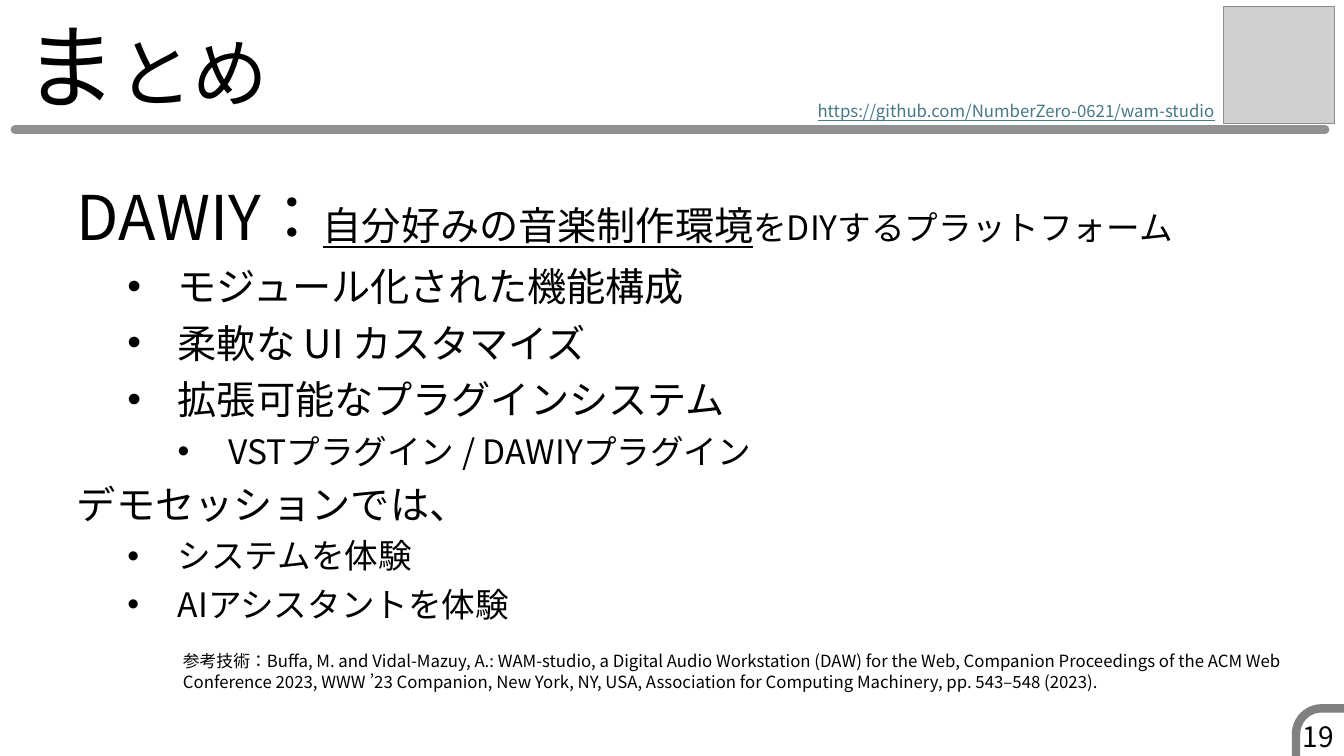
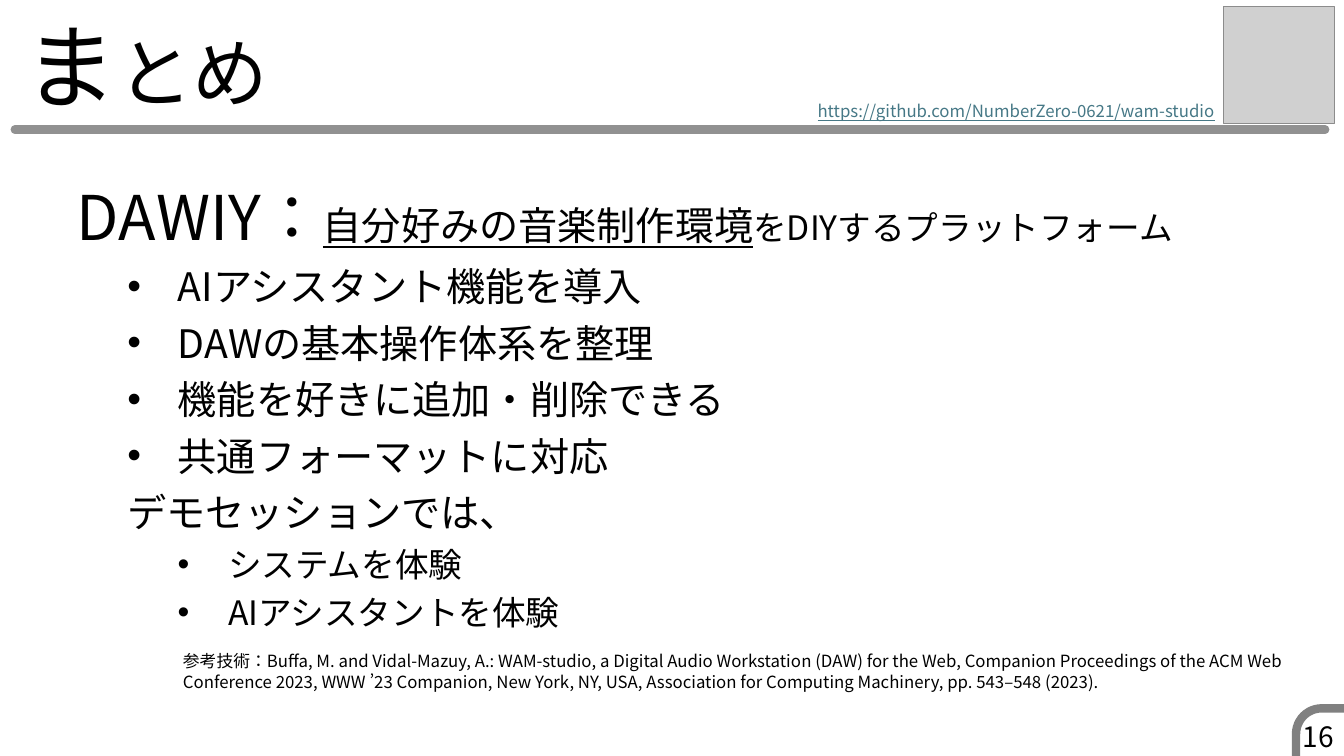
Before and after one commit to muse-studio/pbl2025, a slide deck: slide 16 of 発表スライド・ポスター/EC79_DAWIY_スライド.pptx (slide 19 before the commit). Drawn at 1344x756 pixels with LibreOffice and Linux fonts; fonts in the diff are those of the drawing; grey boxes stand for pictures. Boxes give left, top, right and bottom in pixels: in the first picture for what was removed or moved away, otherwise in the second. Text is boxed around its words. In the diff, an @@ line names an element or a change of style, - is before the commit and + after.

```diff
--- a/発表スライド・ポスター/EC79_DAWIY_スライド.pptx
+++ b/発表スライド・ポスター/EC79_DAWIY_スライド.pptx
@@ text at bbox=[178, 268, 725, 474]: text changed @@
-  • モジュール化された機能構成
-  • 柔軟な UI カスタマイズ
-  • 拡張可能なプラグインシステム
-    • VSTプラグイン / DAWIYプラグイン
+  • AIアシスタント機能を導入
+  • DAWの基本操作体系を整理
+  • 機能を好きに追加・削除できる
+  • 共通フォーマットに対応
@@ text at bbox=[127, 493, 559, 628]: list level 1 to 2 in "デモセッションでは、"; list level 2 to 3 in "システムを体験"; list level 2 to 3 in "AIアシスタントを体験" @@
@@ page number at bbox=[1303, 719, 1334, 748]: text changed @@
-19
+16
```
Also in this commit, not shown: 18 other slides changed, 10 slides added, 1 slide removed.
